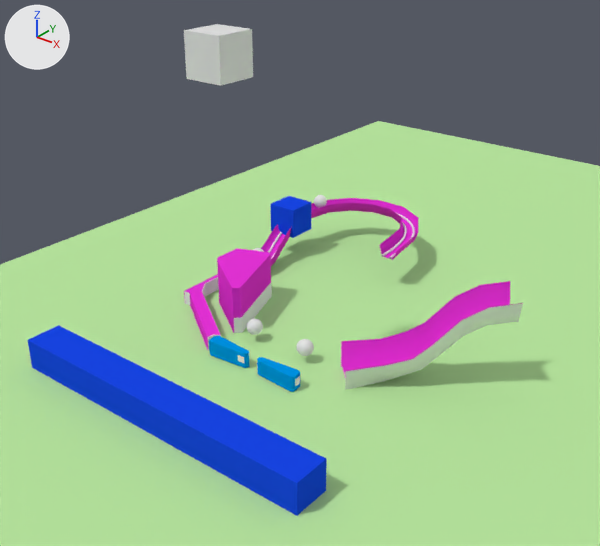
Before and after pictures for a commit that changed the Blender file wire_forms_clean.blend.
Both versions are drawn from a 50 mm camera at (13.03, -11.76, 7.02) aimed at (5.71, -2.61, 1.35). Every picture has the same lights, and +X, +Y and +Z are marked at upper left.

Objects in the first picture: 'BALL_1', 'Cube', 'FLIPPER_000', 'FLIPPER_001', 'P__ramp physics alt+c, convert, decimate, apply', 'P_left_inlane', 'P_ramp2', 'Plane', 'SWITCH_000', 'SWITCH_001', 'visual inlane', 'visual ramp2'.
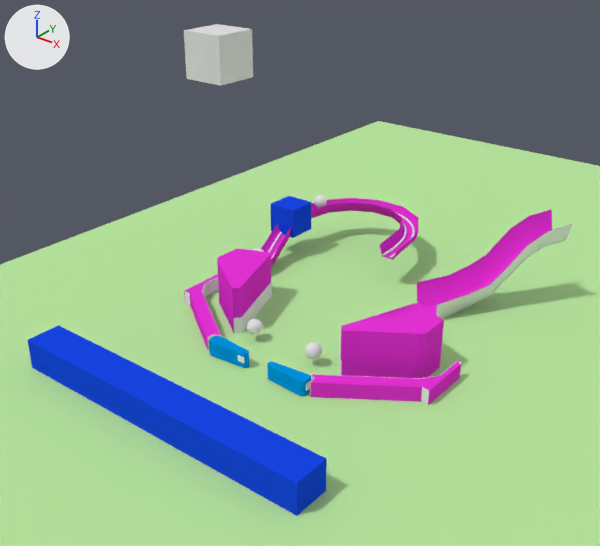
Commit message: Add right outlane.

What differs and where, as boxes [x1, y1, x2, y2] in the pictures (600 x 546 px):
```json
{"object": "P_right inlane", "change": "added", "after": [311, 303, 461, 405], "on screen": "pink"}
{"object": "P_ramp2", "change": "moved, turned", "before": [341, 281, 522, 375], "after": [417, 210, 571, 314]}
{"object": "visual ramp2", "change": "moved, turned", "before": [345, 303, 523, 390], "after": [436, 224, 572, 319]}
{"object": "FLIPPER_001", "change": "moved", "before": [257, 357, 300, 392], "after": [267, 361, 311, 396]}
{"object": "BALL_1", "change": "moved", "before": [297, 339, 314, 356], "after": [305, 342, 322, 359]}
{"object": "visual right inlane", "change": "added", "after": [310, 357, 461, 405]}
{"object": "flipper visual 001", "change": "moved", "before": [257, 367, 300, 386], "after": [267, 371, 310, 391]}
```

Scene script edits in JSON lines:
```json
{"op": "add", "block": "mat_material_001", "code": ["mat_material_001 = diffuse_material('Material.001')", "mat_material_001.base_color = (0.8, 0.8, 0.8)  # white #e7e7e7"]}
{"op": "add", "block": "mat_invisble_002", "code": ["mat_invisble_002 = diffuse_material('invisble.002')", "mat_invisble_002.base_color = (0.8, 0.0328, 0.689)  # pink #e733d8"]}
{"op": "add", "block": "me_cube_006", "code": ["me_cube_006 = bpy.data.meshes.new('Cube.006')", "me_cube_006.from_pydata(...)  # 50 vertices, 92 faces; spans x -1.76..-0.17, y -1.63..0.51, z -0.21..0.39", "me_cube_006.materials.append(mat_material_001)  # white #e7e7e7"]}
{"op": "add", "block": "me_cube_005", "code": ["me_cube_005 = bpy.data.meshes.new('Cube.005')", "me_cube_005.from_pydata(...)  # 50 vertices, 92 faces; spans x -1.76..-0.17, y -1.63..0.51, z -0.21..0.94", "me_cube_005.materials.append(mat_invisble_002)  # pink #e733d8"]}
{"op": "set", "path": "ob_p_ramp2.location", "old": "(8.73, -0.36, 0.0)", "new": "(7.71, 2.74, 0.0)"}
{"op": "set", "path": "ob_p_ramp2.rotation_euler", "old": "(0.0, 0.0, -0.81)", "new": "(0.0, 0.0, -0.474)", "note": "degrees (0, 0, -46) -> degrees (0, 0, -27)"}
{"op": "set", "path": "ob_visual_ramp2.location", "old": "(8.73, -0.36, -0.01)", "new": "(7.71, 2.74, -0.01)"}
{"op": "set", "path": "ob_visual_ramp2.rotation_euler", "old": "(0.0, 0.0, -0.81)", "new": "(0.0, 0.0, -0.474)", "note": "degrees (0, 0, -46) -> degrees (0, 0, -27)"}
{"op": "set", "path": "ob_flipper_001.location", "old": "(6.34, -3.6, 0.14)", "new": "(6.54, -3.6, 0.14)"}
{"op": "set", "path": "ob_ball_1.location", "old": "(6.03, -2.88, 0.25)", "new": "(6.2, -2.88, 0.25)"}
{"op": "add", "block": "ob_visual_right_inlane", "code": ["ob_visual_right_inlane = bpy.data.objects.new('visual right inlane', me_cube_006)", "ob_visual_right_inlane.location = (8.35, -1.99, -0.1)"]}
{"op": "add", "block": "ob_p_right_inlane", "code": ["ob_p_right_inlane = bpy.data.objects.new('P_right inlane', me_cube_005)", "ob_p_right_inlane.location = (8.36, -1.99, -0.1)"]}
```
